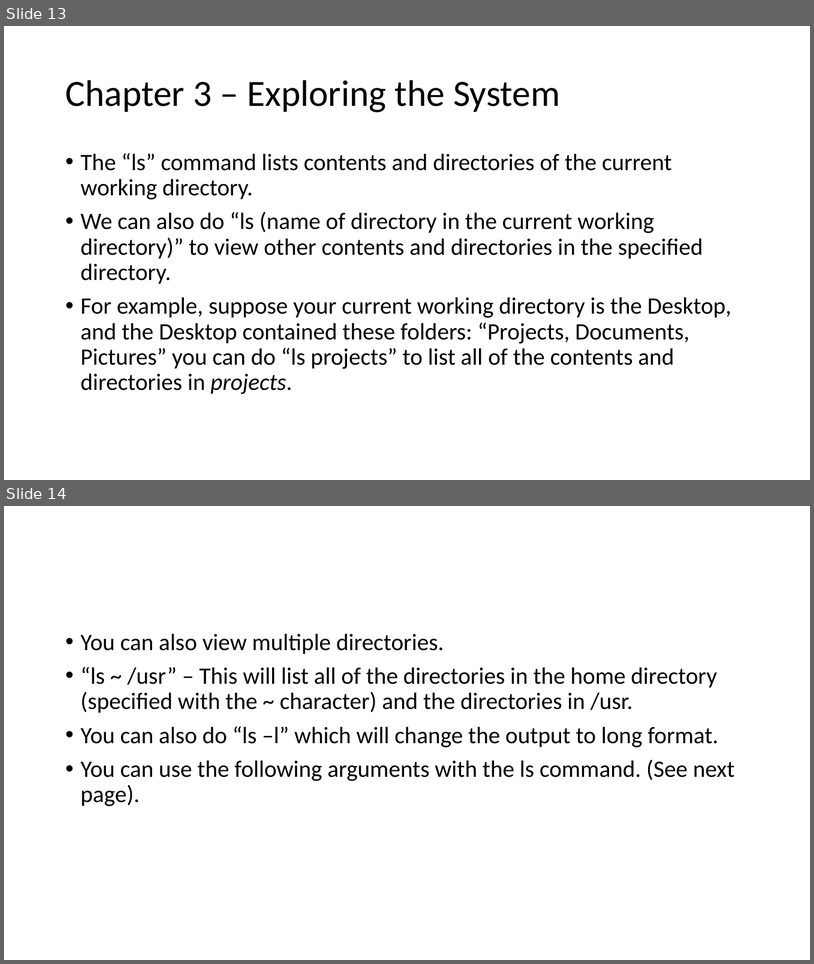
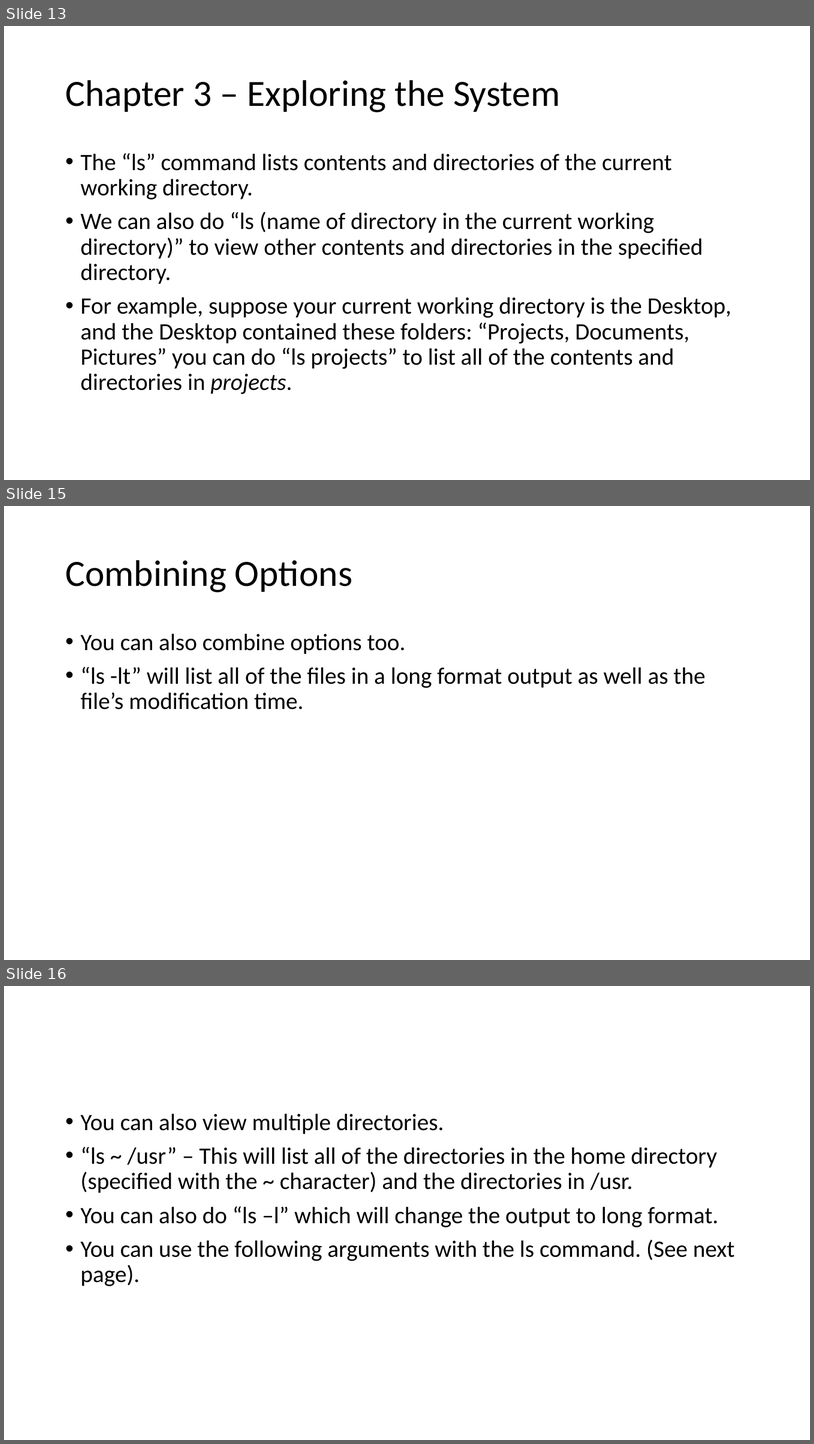
Before and after one commit to znorcross211/CSI402-Notes, a slide deck: Notes/shell-notes.pptx. Shown one above the other, each under a label of ours: slides 13 and 14 before the commit, slides 13, 15 and 16 after it; the slides between them are not shown. The pictures are 814x964 and 814x1444 pixels, drawn with LibreOffice and Linux fonts; fonts in the diff are those of the drawing. Boxes give left, top, right and bottom in pixels: in the first picture for what was removed or moved away, otherwise in the second. Text is boxed around its words. In the diff, an @@ line names an element or a change of style, - is before the commit and + after.

```diff
--- a/Notes/shell-notes.pptx
+++ b/Notes/shell-notes.pptx
@@ slide 15 added at box(4, 506, 810, 960), background #FFFFFF @@
@@ title added at box(65, 560, 353, 592), 44 pt, text #000000 @@
+Combining Options
@@ text added at box(81, 633, 705, 709), 28 pt, text #000000 @@
+• You can also combine options too.
+• “ls -lt” will list all of the files in a long format output as well as the file’s modification time.
@@ what was slide 14 is now slide 16 @@
```
Also in this commit, not shown: 2 slides changed, 5 other slides added, 1 slide removed, 2 other files.
